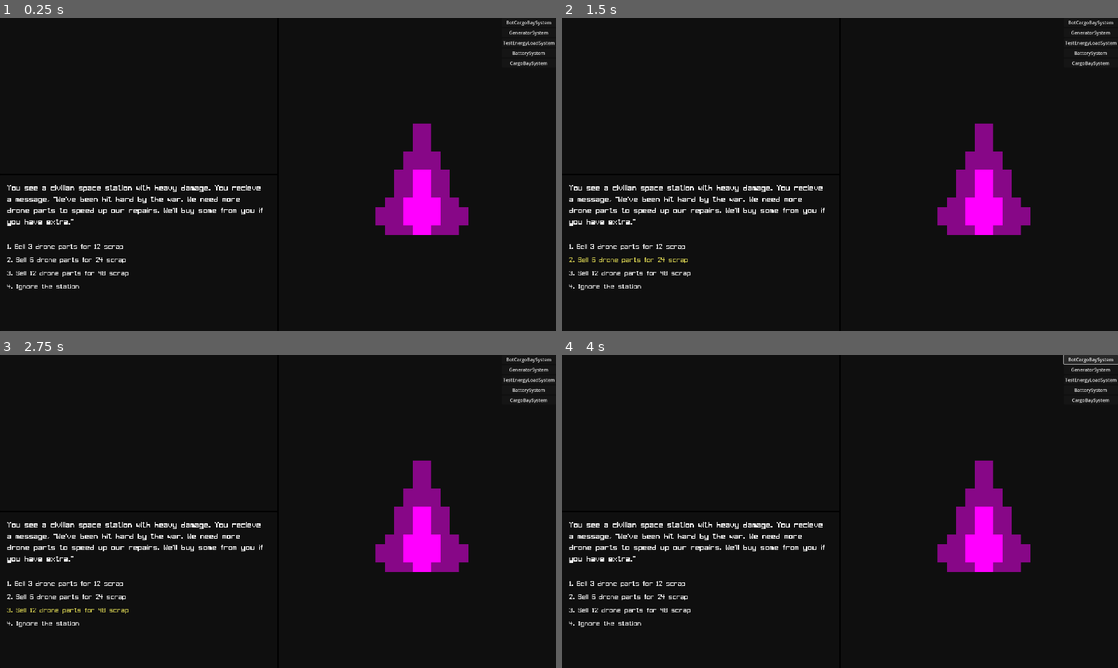
Above: before the commit, frames 1-4 (two rows, left to right).
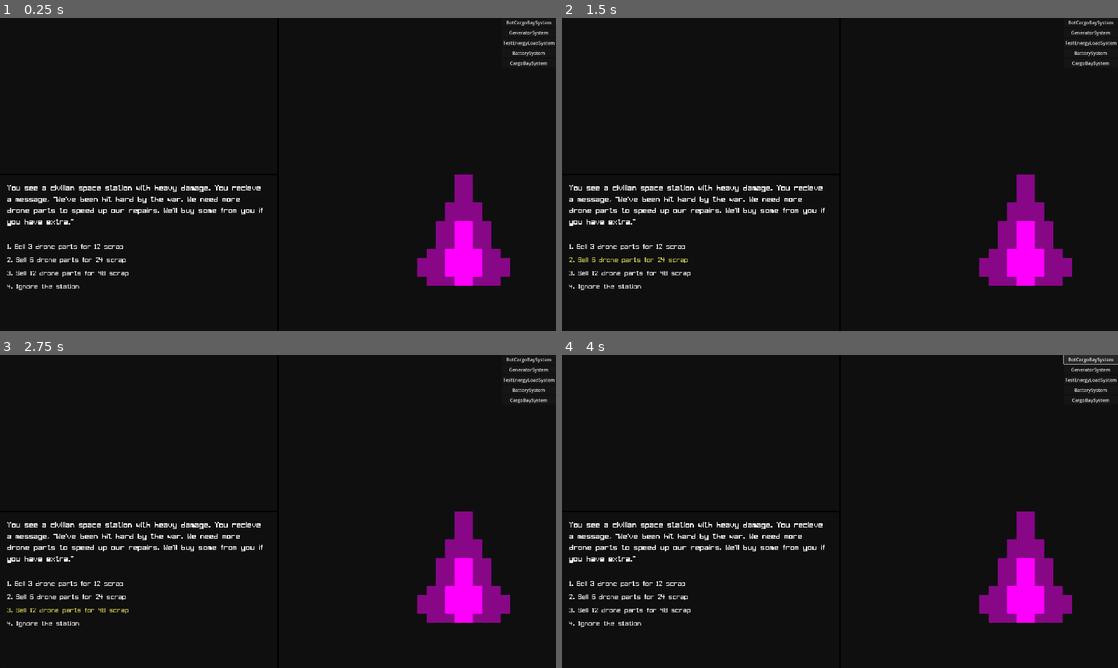
Above: after the commit, the same moments.

Repository: NobleMetalLabs/project-hammer
Game: Godot game, scene res://scn/MAIN.tscn
Same seed, same stepped clock (60 frames per second), same inputs: the game is played once before the commit and once after it.
Inputs:
- Up to frame 1 (0.25 s): no input
- Up to frame 2 (1.5 s): click "1. Sell 3 drone parts for 12 …" at 0.5 s; click "2. Sell 6 drone parts for 24 …" at 1.25 s
- Up to frame 3 (2.75 s): click "3. Sell 12 drone parts for 48…" at 2 s
- Up to frame 4 (4 s): click "4. Ignore the station" at 2.75 s; click "BotCargoBaySystem" at 3.5 s

The runs differ from the first frame. In frame 1, 5.9% of the frame differs, in the area x 67-92%, y 33-86%; in frame 2, 5.9%; in frame 3, 5.9%; in frame 4, 5.9%.

Commit message:
Sensibly split ship panel code

Diff:
--- a/scn/MAIN.tscn
+++ b/scn/MAIN.tscn
@@ -1,9 +1,10 @@
-[gd_scene load_steps=9 format=3 uid="uid://cwnvldhi31wkt"]
+[gd_scene load_steps=10 format=3 uid="uid://cwnvldhi31wkt"]
 
 [ext_resource type="FontFile" uid="uid://3od2ihmvb2f5" path="res://ast/ui/font/LCDBlock.ttf" id="1_4gtl3"]
 [ext_resource type="Script" path="res://ship-panel.gd" id="1_uuocy"]
 [ext_resource type="Resource" uid="uid://durdjoqmudue5" path="res://tst/little-ship.tres" id="2_6lt7u"]
 [ext_resource type="Script" path="res://system_selection_holder.gd" id="4_6j6op"]
+[ext_resource type="Script" path="res://scn/UIShipDisplay.gd" id="4_scq21"]
 
 [sub_resource type="StyleBoxFlat" id="StyleBoxFlat_8kj6b"]
 bg_color = Color(0, 0, 0, 1)
@@ -176,11 +177,17 @@
 grow_horizontal = 2
 grow_vertical = 2
 
-[node name="GRID-HOLDER" type="Control" parent="HBoxContainer/SHIP-PANEL/CenterContainer"]
+[node name="SHIP-DISPLAY" type="Control" parent="HBoxContainer/SHIP-PANEL/CenterContainer"]
 unique_name_in_owner = true
 layout_mode = 2
-
-[node name="TextureRect" type="TextureRect" parent="HBoxContainer/SHIP-PANEL/CenterContainer/GRID-HOLDER"]
+script = ExtResource("4_scq21")
+
+[node name="GRID-HOLDER" type="Control" parent="HBoxContainer/SHIP-PANEL/CenterContainer/SHIP-DISPLAY"]
+unique_name_in_owner = true
+layout_mode = 2
+anchors_preset = 0
+
+[node name="TextureRect" type="TextureRect" parent="HBoxContainer/SHIP-PANEL/CenterContainer/SHIP-DISPLAY/GRID-HOLDER"]
 layout_mode = 2
 offset_right = 1.0
 offset_bottom = 1.0
--- /dev/null
+++ b/scn/UIShipDisplay.gd
@@ -0,0 +1,62 @@
+class_name UIShipDisplay
+extends Control
+
+@onready var grid_holder : Control = $"%GRID-HOLDER"
+@onready var grid_square : TextureRect = grid_holder.get_child(0)
+
+var ship : Ship
+
+func _ready():
+	grid_holder.remove_child(grid_square)
+
+	var node : Node = self
+	while (node.get("ship") == null):
+		node = node.get_parent()
+	ship = node.ship
+
+const grid_size : int = 32
+var current_z_layer : int = 0
+
+signal input_event_on_ship_grid(event : InputEvent, coord : Vector3i)
+
+func _input(event):
+	var coord := Vector3i.MAX
+	if event.get("position") != null:
+		var ev_pos : Vector2 = event.position
+		var grid_space_pos : Vector2 = ev_pos - grid_holder.global_position
+		var grid_pos : Vector2i = grid_space_pos / grid_size
+		coord = Vector3i(grid_pos.x, grid_pos.y, current_z_layer)
+
+	if event is InputEventKey:
+		if event.pressed and Input.is_key_pressed(KEY_SHIFT):
+			if event.keycode == KEY_W:
+				current_z_layer += 1
+				get_tree().get_root().set_input_as_handled()
+				return
+			elif event.keycode == KEY_S:
+				current_z_layer -= 1
+				get_tree().get_root().set_input_as_handled()
+				return
+
+	input_event_on_ship_grid.emit(event, coord)
+
+func _process(_delta):
+	for child in grid_holder.get_children():
+		child.queue_free()
+
+	var hull_size : Vector2i = Vector2i.ZERO
+
+	for voxel_position : Vector3i in ship.hull_structure.hull_voxels:
+		hull_size = hull_size.max(Vector2i(voxel_position.x, voxel_position.y))
+		if voxel_position.z < current_z_layer: continue
+		if voxel_position.z > current_z_layer + 1: continue
+
+		var grid_square_instance = grid_square.duplicate()
+		grid_square_instance.custom_minimum_size = Vector2i.ONE * grid_size
+		grid_square_instance.size = Vector2i.ONE * grid_size
+		grid_square_instance.position = Vector2(voxel_position.x, voxel_position.y) * grid_size
+		if voxel_position.z > current_z_layer:
+			grid_square_instance.self_modulate = Color(1, 1, 1, 0.5)
+		grid_holder.add_child(grid_square_instance)
+
+	grid_holder.custom_minimum_size = hull_size * grid_size
--- a/ship-panel.gd
+++ b/ship-panel.gd
@@ -1,56 +1,35 @@
 extends Panel
 
 @export var ship: Ship
-
-@export var current_z_layer : int = 0
-
-@onready var grid_holder : Control = $"%GRID-HOLDER"
-@onready var grid_square : TextureRect = grid_holder.get_child(0)
-
+@onready var ship_display : UIShipDisplay = $"%SHIP-DISPLAY"
 @onready var system_selection_holder : VBoxContainer = $"SYSTEM-SELECTION-HOLDER"
 var selected_system_script : Script
 
 var prev_clicked_coord : Vector3i = Vector3i.MAX
 
-
 func _ready():
-	grid_holder.remove_child(grid_square)
-
 	system_selection_holder.selected_system.connect(func(s):
 		selected_system_script = s
 	)
 
-const grid_size : int = 32
+	ship_display.input_event_on_ship_grid.connect(handle_input_event_on_ship_grid)
 
-func _input(event):
-	if event is InputEventMouse:
-		var ev_pos : Vector2 = event.position
-		var grid_space_pos : Vector2 = ev_pos - grid_holder.global_position
-		var grid_pos : Vector2i = grid_space_pos / grid_size
-		#print("%s | %s | %s" % [ev_pos, grid_space_pos, grid_pos])
+func handle_input_event_on_ship_grid(event : InputEvent, coord : Vector3i):
+	if event is InputEventMouseButton and event.pressed:
+		if selected_system_script != null:
+			var clicked_coord := coord
+			if not ship.hull_structure.hull_voxels.has(clicked_coord):
+				selected_system_script = null
+				prev_clicked_coord = Vector3i.MAX
+				return
 
-		if event is InputEventMouseButton and event.pressed:
-			if selected_system_script != null:
-				var clicked_coord := Vector3i(grid_pos.x, grid_pos.y, current_z_layer)
-				if not ship.hull_structure.hull_voxels.has(clicked_coord):
-					selected_system_script = null
-					prev_clicked_coord = Vector3i.MAX
-					return
-
-				if prev_clicked_coord == Vector3i.MAX:
-					prev_clicked_coord = clicked_coord
-					print("First coord: %s" % prev_clicked_coord)
-				else:
-					print("Second coord: %s" % clicked_coord)
-					try_place_system(selected_system_script.new(), Box3i.from_corners(prev_clicked_coord, clicked_coord))
-					prev_clicked_coord = Vector3i.MAX
-
-	elif event is InputEventKey:
-		if event.pressed and Input.is_key_pressed(KEY_SHIFT):
-			if event.keycode == KEY_W:
-				current_z_layer += 1
-			elif event.keycode == KEY_S:
-				current_z_layer -= 1
+			if prev_clicked_coord == Vector3i.MAX:
+				prev_clicked_coord = clicked_coord
+				print("First coord: %s" % prev_clicked_coord)
+			else:
+				print("Second coord: %s" % clicked_coord)
+				try_place_system(selected_system_script.new(), Box3i.from_corners(prev_clicked_coord, clicked_coord))
+				prev_clicked_coord = Vector3i.MAX
 
 func try_place_system(system : System, region : Box3i):
 	# check if region outside of ship
@@ -71,24 +50,3 @@
 	ship.installed_systems.append(new_system)
 
 	print("Installed system: %s" % new_system)
-
-func _process(_delta):
-	for child in grid_holder.get_children():
-		child.queue_free()
-
-	var hull_size : Vector2i = Vector2i.ZERO
-
-	for voxel_position : Vector3i in ship.hull_structure.hull_voxels:
-		hull_size = hull_size.max(Vector2i(voxel_position.x, voxel_position.y))
-		if voxel_position.z < current_z_layer: continue
-		if voxel_position.z > current_z_layer + 1: continue
-
-		var grid_square_instance = grid_square.duplicate()
-		grid_square_instance.custom_minimum_size = Vector2i.ONE * grid_size
-		grid_square_instance.size = Vector2i.ONE * grid_size
-		grid_square_instance.position = Vector2(voxel_position.x, voxel_position.y) * grid_size
-		if voxel_position.z > current_z_layer:
-			grid_square_instance.self_modulate = Color(1, 1, 1, 0.5)
-		grid_holder.add_child(grid_square_instance)
-
-	grid_holder.custom_minimum_size = hull_size * grid_size
